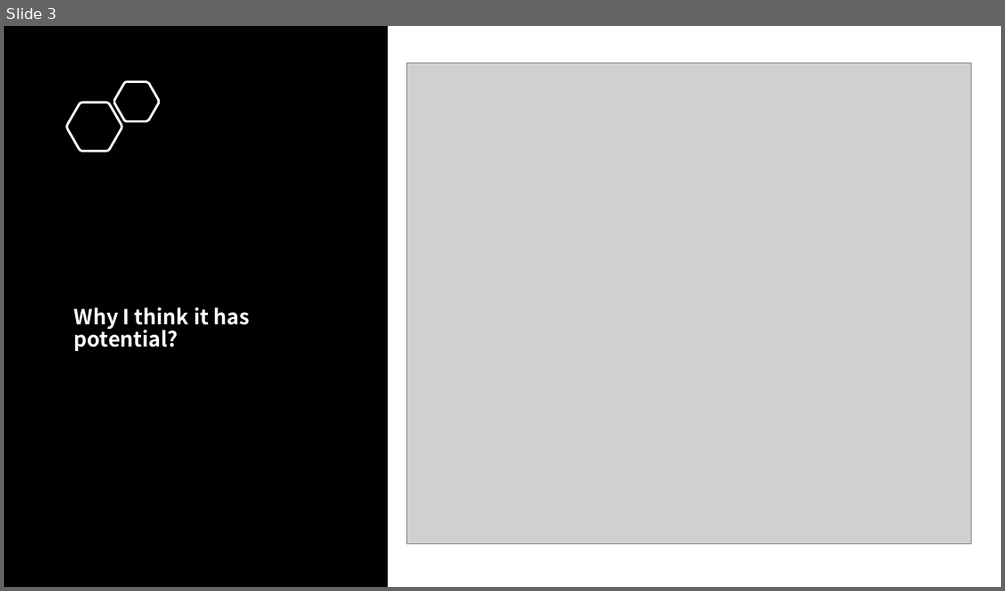
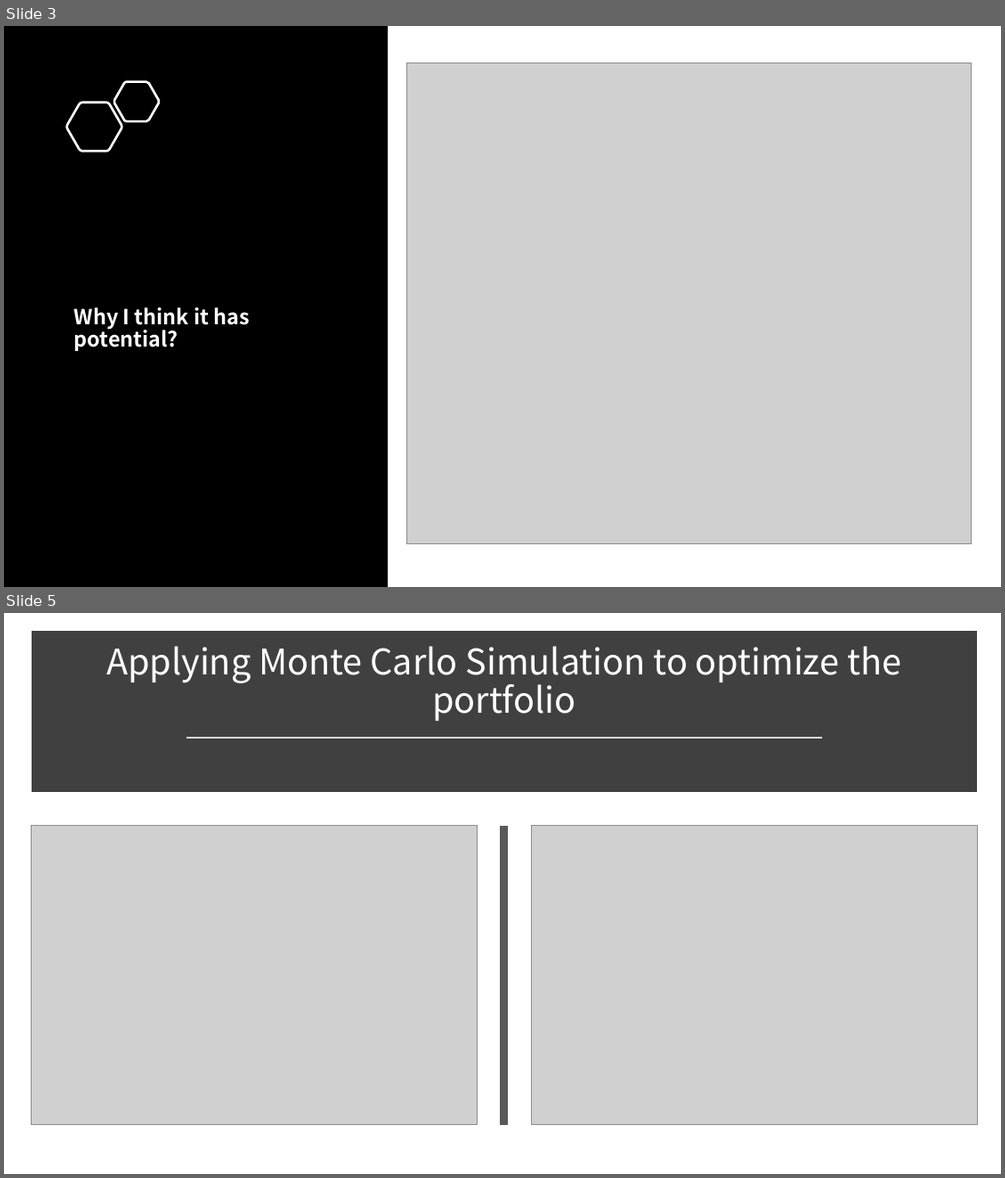
Before and after one commit to Shinan-tech/Final-Project_portfolio-optimization, a slide deck: Final Project_portfolio optimisation.pptx. Shown one above the other, each under a label of ours: slide 3 before the commit, slides 3 and 5 after it; the slides between them are not shown. The pictures are 1005x591 and 1005x1178 pixels, drawn with LibreOffice and Linux fonts; fonts in the diff are those of the drawing; grey boxes stand for pictures. Boxes give left, top, right and bottom in pixels: in the first picture for what was removed or moved away, otherwise in the second. Text is boxed around its words. In the diff, an @@ line names an element or a change of style, - is before the commit and + after.

```diff
--- a/Final Project_portfolio optimisation.pptx
+++ b/Final Project_portfolio optimisation.pptx
@@ slide 5 added at (4, 613, 1001, 1174), background #FFFFFF @@
@@ rectangle added at (36, 636, 971, 787), fill #404040, outline #404040 10 pt @@
@@ title added at (106, 646, 901, 721), 34 pt, text #FFFFFF @@
+Applying Monte Carlo Simulation to optimize the portfolio
@@ line added from (186, 737) to (822, 737), #D9D9D9 1.75 pt @@
@@ picture added at (31, 826, 477, 1125) @@
@@ line added from (504, 826) to (504, 1125), #595959 8 pt @@
@@ picture added at (531, 826, 978, 1125) @@
```
Also in this commit, not shown: 1 slide changed, 5 other slides added, 3 other files.
